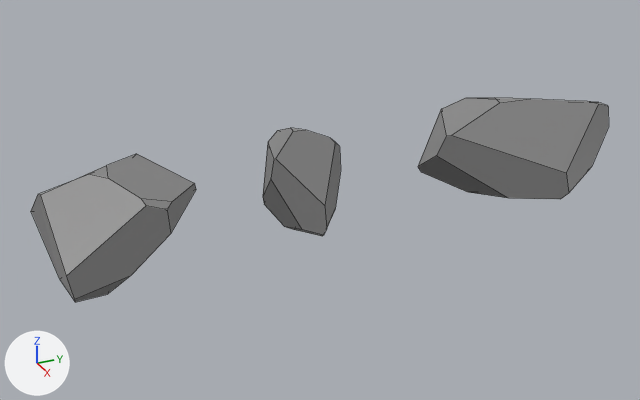
What one commit did to the FBX model Assets/Assets/Asset BG/Batu.fbx.
One viewpoint serves both versions: a 50 mm lens placed at (14.04, -5.84, 7.1), pointed at (0.08, 0.45, 0.12). The lights are fixed; the arrows at lower left show +X, +Y and +Z. Mesh edges are drawn as thin lines. Where no turn or scale is listed for an object, it has been applied to the vertices.
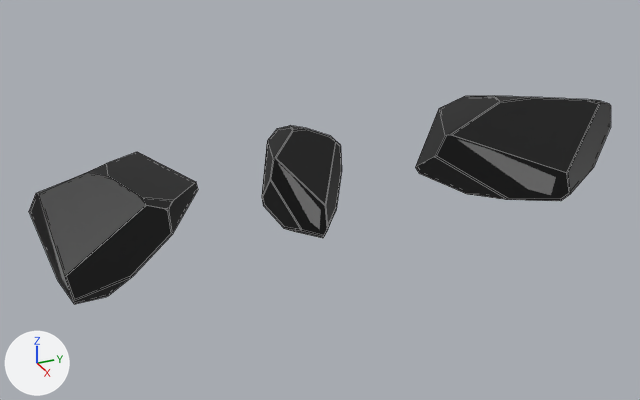
Where the change shows, as pixel boxes [x1, y1, x2, y2] in the pictures (640 x 400 px):
```json
{"object": "Sphere.001", "change": "reshaped", "before": [418, 98, 609, 199], "after": [415, 96, 611, 201]}
{"object": "Sphere.002", "change": "reshaped", "before": [31, 154, 196, 302], "after": [29, 152, 198, 304]}
{"object": "Sphere", "change": "reshaped", "before": [263, 128, 341, 236], "after": [262, 125, 342, 238]}
{"part": 1, "of": "me_sphere_003", "change": "added", "after": [29, 152, 198, 304]}
{"part": 2, "of": "me_sphere_001", "change": "added", "after": [262, 125, 342, 238], "on screen": "black"}
{"part": 3, "of": "me_sphere_002", "change": "added", "after": [415, 96, 611, 201], "on screen": "black"}
```

The change, as JSON lines over the scene's bpy script:
```json
{"op": "add", "block": "mat_material", "code": ["mat_material = principled_material('Material')", "mat_material.base_color = (0.0, 0.0, 0.0)  # black #000000"]}
{"block": "me_sphere_001", "where": "# used by ob_sphere; location = (0.0, 0.0, 0.0)"}
{"op": "remove", "block": "me_sphere_001", "code": "me_sphere_001.from_pydata(...)  # 32 vertices, 18 faces; spans x -0.71..0.94, y -0.67..0.79, z -0.37..1.64"}
{"op": "add", "block": "me_sphere_001", "code": "me_sphere_001.from_pydata(...)  # 64 vertices, 36 faces; spans x -0.73..0.96, y -0.69..0.81, z -0.41..1.68"}
{"block": "me_sphere_001", "change": "me_sphere_001 part 2: a new loose piece of 32 vertices spanning x -0.73..0.96, y -0.69..0.81, z -0.41..1.68, in mat_material (black #000000)"}
{"op": "add", "block": "me_sphere_001", "code": "me_sphere_001.materials.append(mat_material)  # black #000000"}
{"block": "me_sphere_003", "where": "# used by ob_sphere_002; location = (0.0, -3.29, 0.0)"}
{"op": "remove", "block": "me_sphere_003", "code": "me_sphere_003.from_pydata(...)  # 32 vertices, 18 faces; spans x -1.32..1.58, y -1.44..1.34, z -0.32..1.41"}
{"op": "add", "block": "me_sphere_003", "code": "me_sphere_003.from_pydata(...)  # 64 vertices, 36 faces; spans x -1.35..1.61, y -1.47..1.37, z -0.35..1.45"}
{"block": "me_sphere_003", "change": "me_sphere_003 part 1: a new loose piece of 32 vertices spanning x -1.35..1.61, y -1.47..1.37, z -0.35..1.45, in mat_material (black #000000)"}
{"op": "add", "block": "me_sphere_003", "code": "me_sphere_003.materials.append(mat_material)  # black #000000"}
{"block": "me_sphere_002", "where": "# used by ob_sphere_001; location = (0.0, 4.6, 0.0)"}
{"op": "remove", "block": "me_sphere_002", "code": "me_sphere_002.from_pydata(...)  # 32 vertices, 18 faces; spans x -1.11..1.47, y -2.02..2.35, z -0.36..1.62"}
{"op": "add", "block": "me_sphere_002", "code": "me_sphere_002.from_pydata(...)  # 64 vertices, 36 faces; spans x -1.14..1.5, y -2.07..2.41, z -0.4..1.66"}
{"block": "me_sphere_002", "change": "me_sphere_002 part 3: a new loose piece of 32 vertices spanning x -1.14..1.5, y -2.07..2.41, z -0.4..1.66, in mat_material (black #000000)"}
{"op": "add", "block": "me_sphere_002", "code": "me_sphere_002.materials.append(mat_material)  # black #000000"}
```
